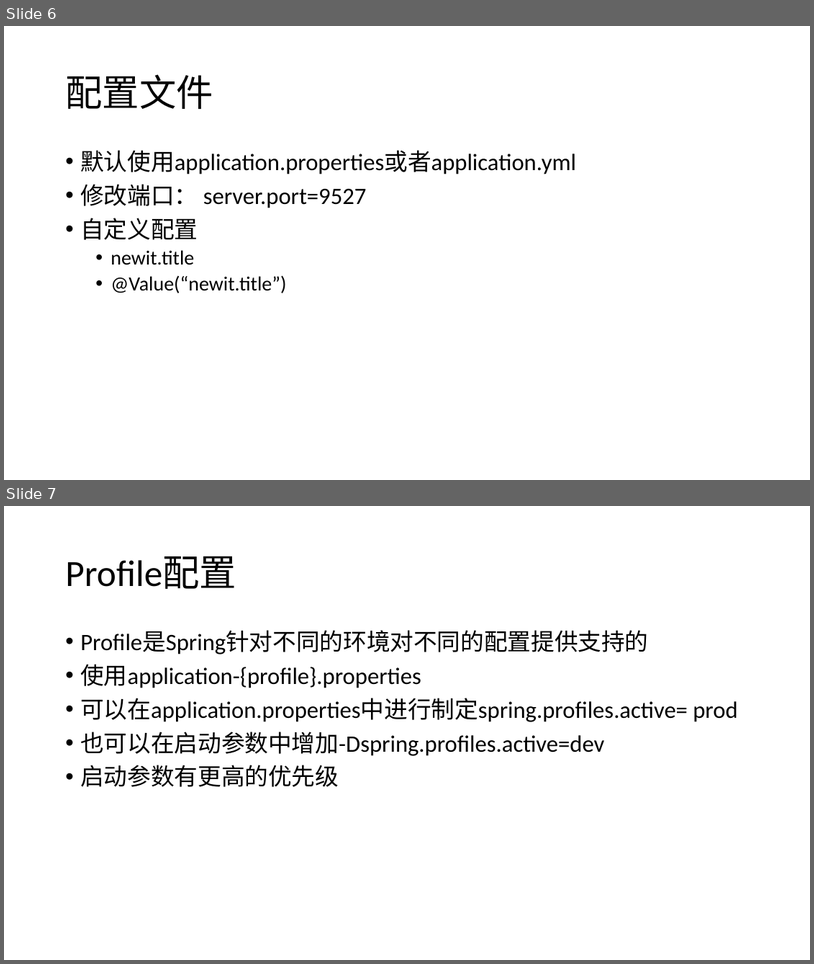
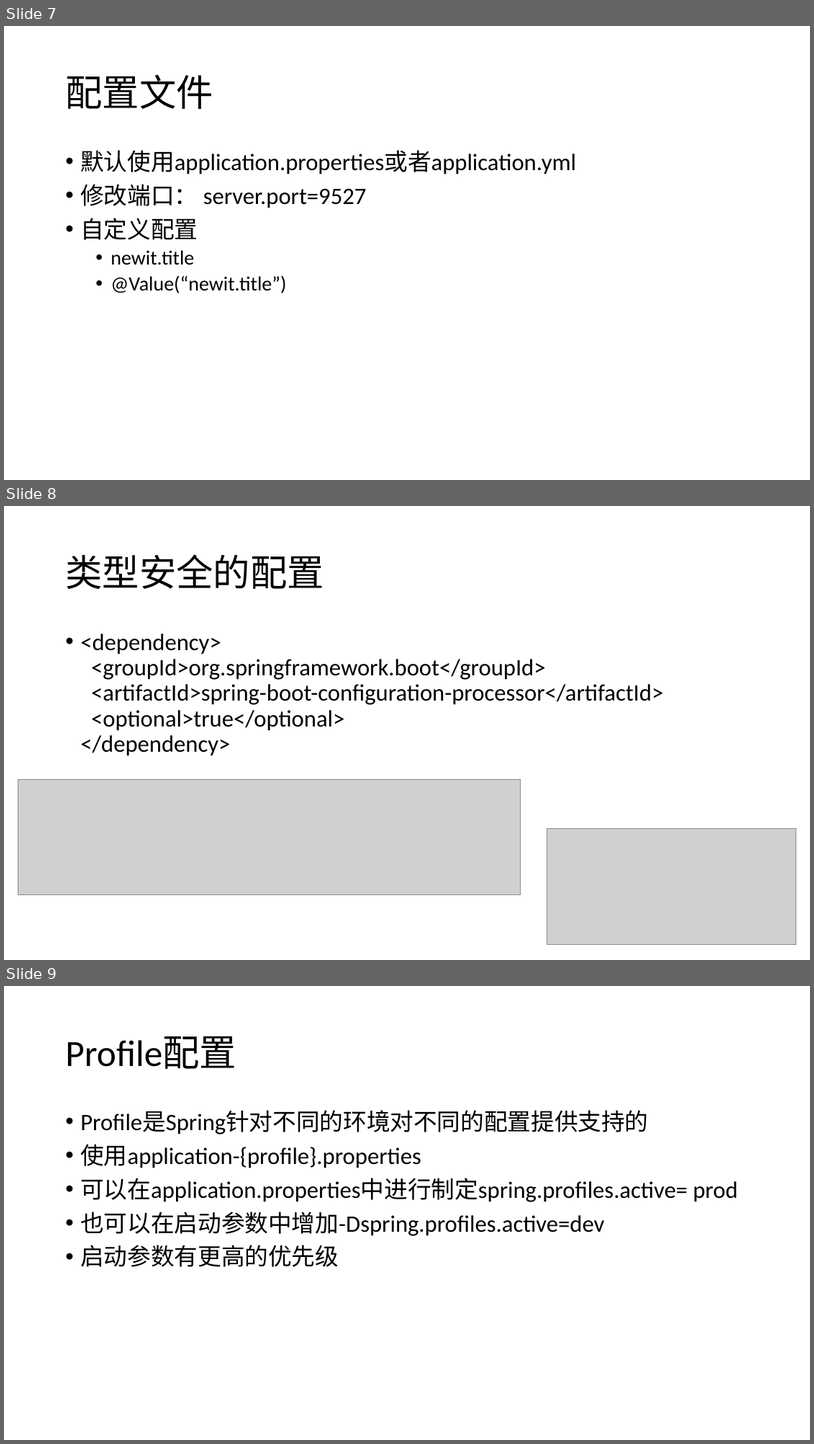
Before and after one commit to airuitian/MicroService, a slide deck: springboot/SpringBoot-2.pptx. Shown one above the other, each under a label of ours: slides 6 and 7 before the commit, slides 7, 8 and 9 after it. The pictures are 814x964 and 814x1444 pixels, drawn with LibreOffice and Linux fonts; fonts in the diff are those of the drawing; grey boxes stand for pictures. Boxes give left, top, right and bottom in pixels: in the first picture for what was removed or moved away, otherwise in the second. Text is boxed around its words. In the diff, an @@ line names an element or a change of style, - is before the commit and + after.

```diff
--- a/springboot/SpringBoot-2.pptx
+++ b/springboot/SpringBoot-2.pptx
@@ slide 8 added at (x1=4, y1=506, x2=810, y2=960), background #FFFFFF @@
@@ title added at (x1=65, y1=554, x2=324, y2=589), 44 pt, text #000000 @@
+类型安全的配置
@@ text added at (x1=80, y1=633, x2=664, y2=756), 28 pt, text #000000 @@
+• <dependency>
+  <groupId>org.springframework.boot</groupId>
+  <artifactId>spring-boot-configuration-processor</artifactId>
+  <optional>true</optional>
+  </dependency>
@@ picture added at (x1=18, y1=779, x2=521, y2=894) @@
@@ picture added at (x1=548, y1=829, x2=797, y2=944) @@
@@ what was slide 6 is now slide 7 @@
@@ what was slide 7 is now slide 9 @@
```
Also in this commit, not shown: 2 slides changed, 3 other slides added, 21 other files.
